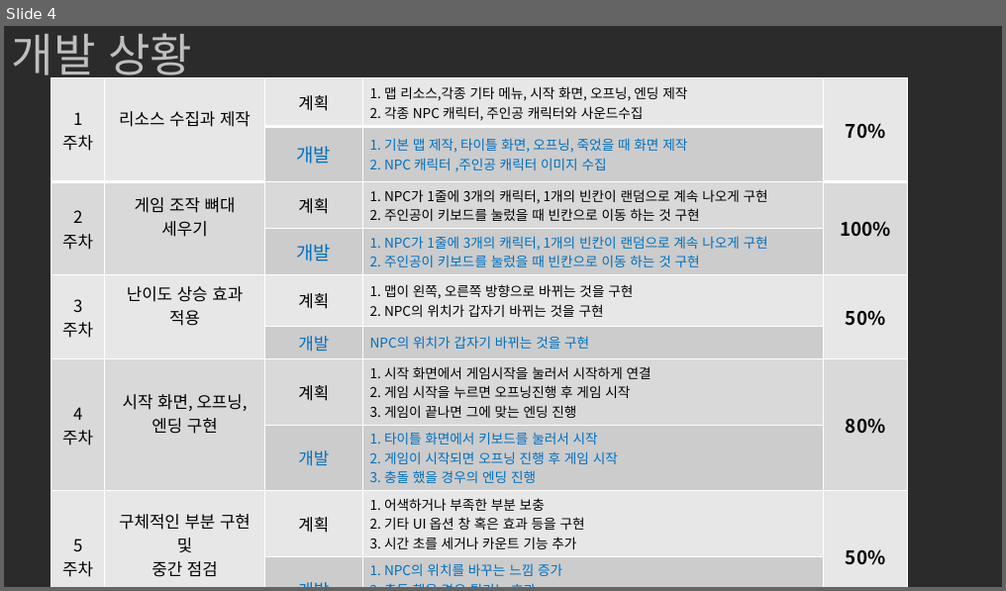
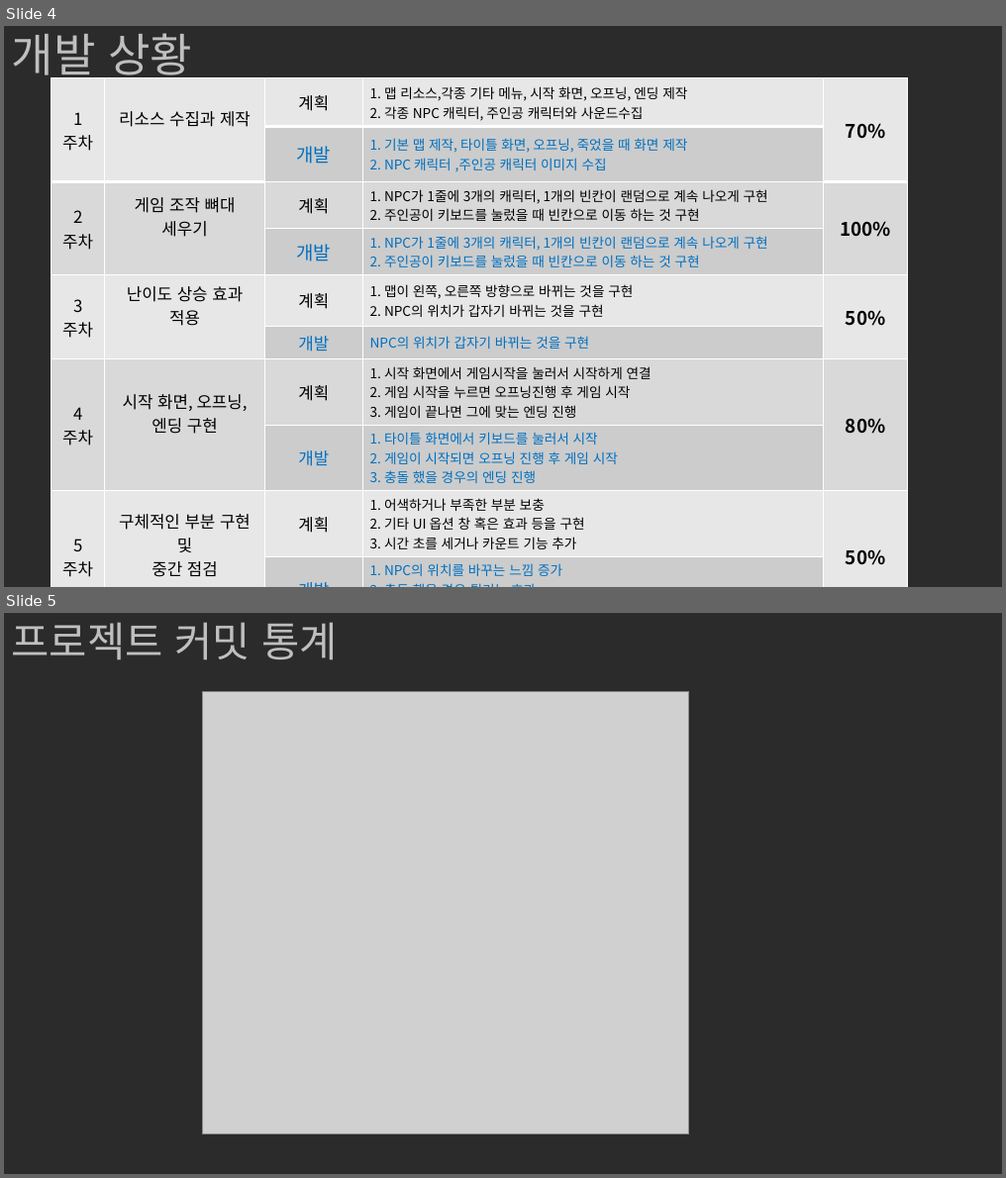
Before and after one commit to Oongim/Project-Notebook, a slide deck: Presentation/중간발표.pptm. Shown one above the other, each under a label of ours: slide 4 before the commit, slides 4 and 5 after it. The pictures are 1006x591 and 1006x1178 pixels, drawn with LibreOffice and Linux fonts; fonts in the diff are those of the drawing; grey boxes stand for pictures; background and template pictures are left out; a plain dark background stands for a picture behind light text. Boxes give left, top, right and bottom in pixels: in the first picture for what was removed or moved away, otherwise in the second. Text is boxed around its words. In the diff, an @@ line names an element or a change of style, - is before the commit and + after.

Commit message:
프로젝트 수정,아이들 수정
프로젝트 내용이랑 대기 상태일 때 속도 늦추는 수정

```diff
--- a/Presentation/중간발표.pptm
+++ b/Presentation/중간발표.pptm
@@ slide 5 added at (x1=4, y1=613, x2=1002, y2=1174), background picture (left out) @@
@@ title added at (x1=12, y1=622, x2=338, y2=660), 39.6 pt, text #BFBFBF @@
+프로젝트 커밋 통계
@@ picture added at (x1=203, y1=691, x2=689, y2=1135) @@
```
Also in this commit, not shown: 1 slide removed, 2 other files.
